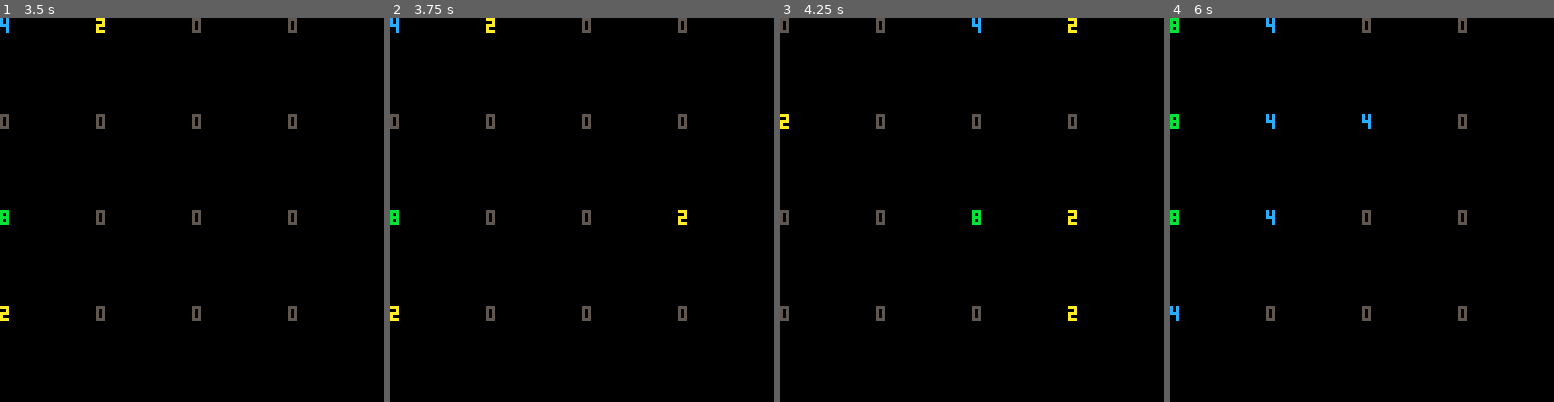
Above: before the commit, frames 1-4 (left to right).
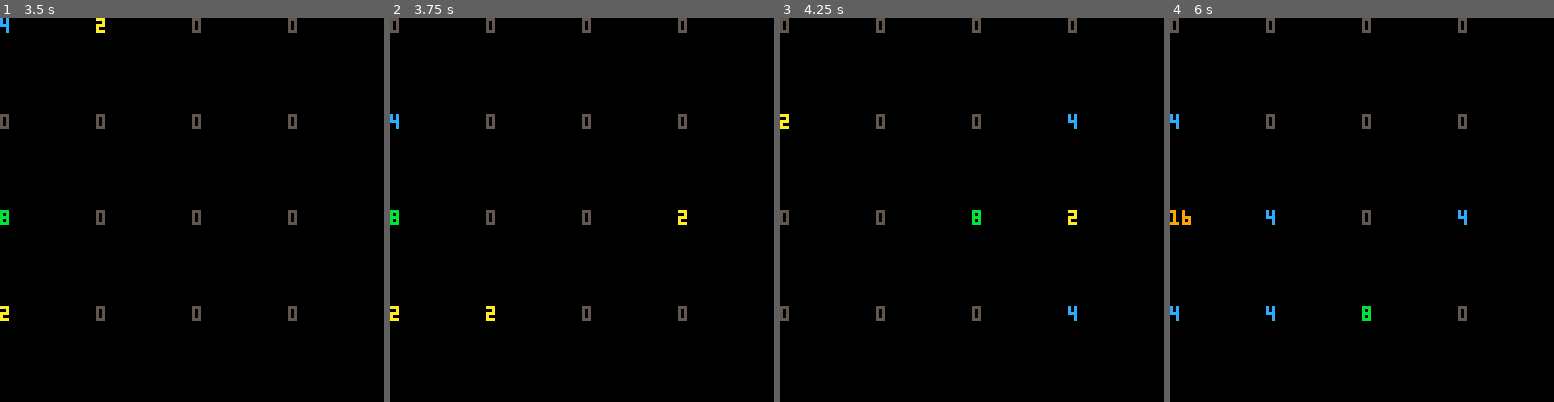
Above: after the commit, the same moments.

Repository: eduvf/PICO-8-experiments
Game: PICO-8 cartridge 2048.p8
Two runs of this game, one before a commit and one after it. Both use one fixed random seed, a clock stepped at 60 frames per second and the inputs below.
Inputs:
- Up to frame 1 (3.5 s): tap X (X key) at 0.33, 1.07, 1.85, 2.97 s; tap O (Z key) at 0.7, 1.7, 2.1, 2.5, 2.9, 3.3 s; hold Right 1.6-2.1 s; hold Up 2.15-2.42 s; hold Right 2.47-3.03 s; hold Left from 3.08 s (still down)
- Up to frame 2 (3.75 s): release Left at 3.58 s; hold Down from 3.63 s (still down); tap O (Z key) at 3.7 s
- Up to frame 3 (4.25 s): release Down at 3.97 s; hold Right from 4.02 s (still down); tap X (X key) at 4.08 s; tap O (Z key) at 4.1 s
- Up to frame 4 (6 s): tap O (Z key) every 0.4 s from 4.5 to 5.7 s; release Right at 4.68 s; hold Up 4.73-5.03 s; hold Left 5.08-5.68 s; tap X (X key) at 5.2 s; hold Down from 5.73 s (still down)

Frame 1 is identical in both runs. In frame 2, 0.3% of the frame differs, in the area x 0-28%, y 0-79%; in frame 3, 0.3%; in frame 4, 0.8%, in the area x 0-78%, y 0-79%.

Commit message:
add down move

Diff:
--- a/2048.p8
+++ b/2048.p8
@@ -86,6 +86,22 @@
         end
       end
     end
+  elseif dir == 3 then
+    for x = 1, 4 do
+      local ns = {}
+
+      for y = 4, 1, -1 do
+        arrange(x, y, ns)
+      end
+
+      for y = 4, 1, -1 do
+        if #ns > 0 then
+          game[y][x] = deli(ns, 1)
+        else
+          game[y][x] = 0
+        end
+      end
+    end
   end
 end
 
